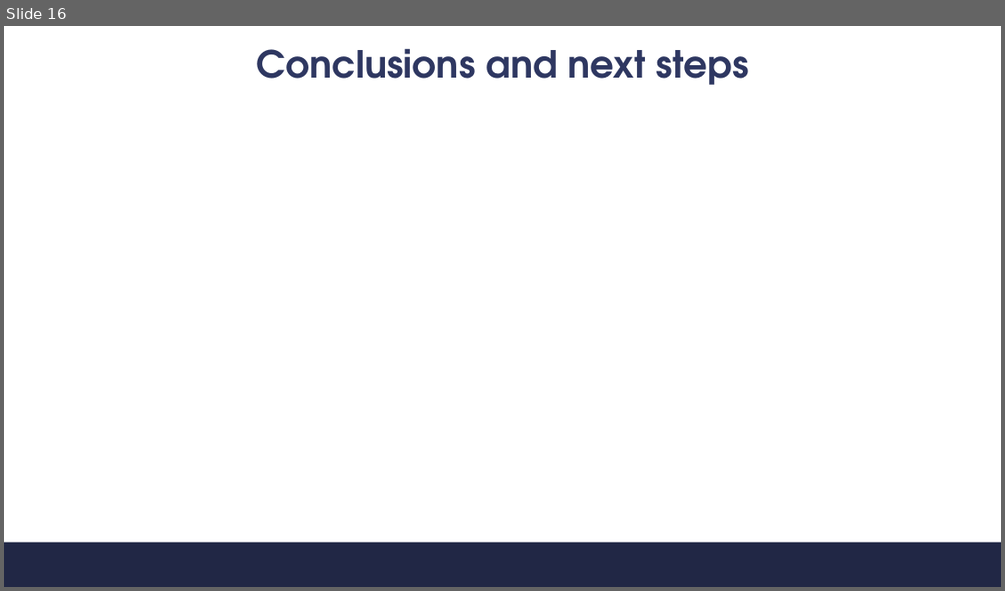
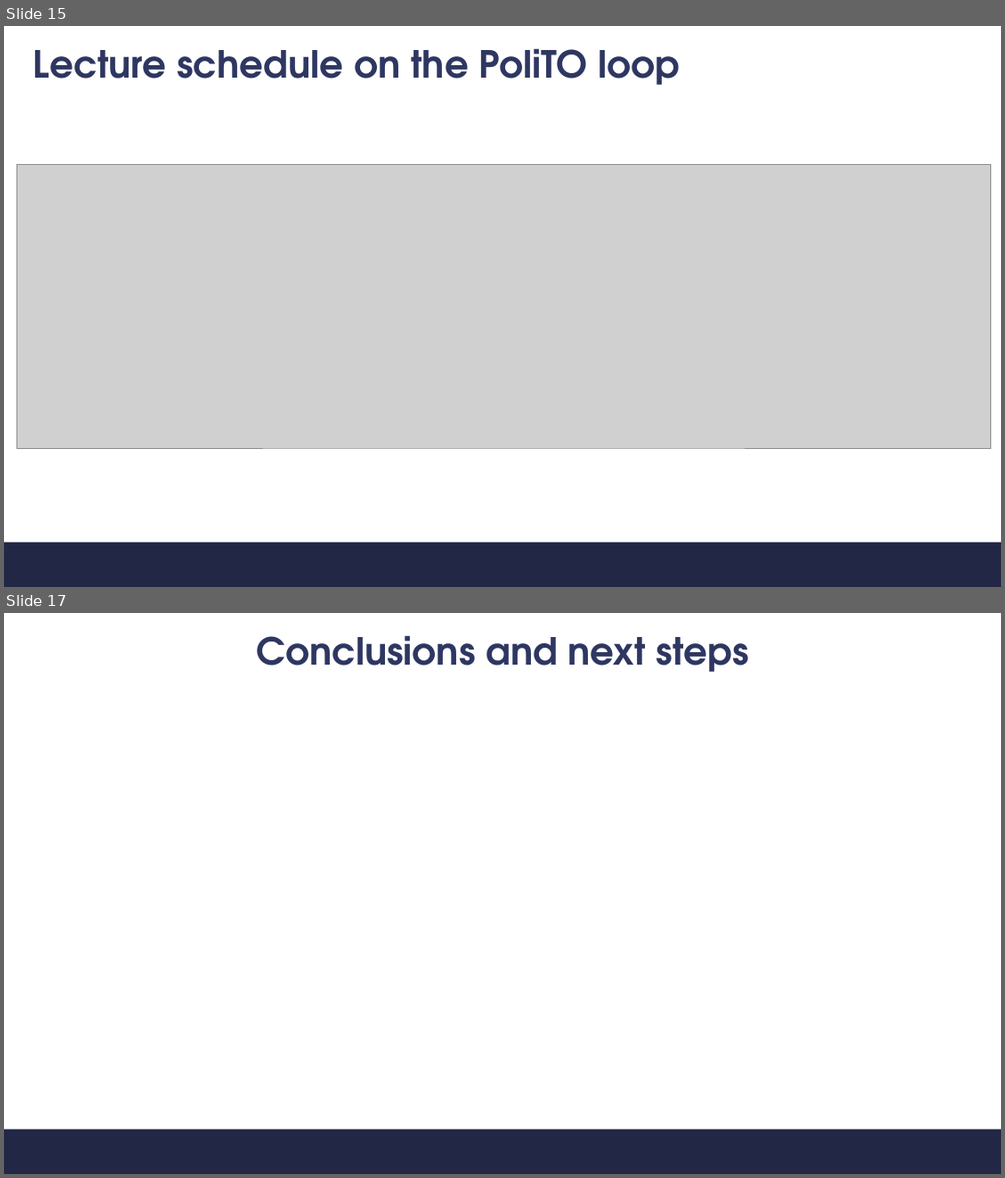
Before and after one commit to s347960/Presentazione, a slide deck: Discussione.pptx. Shown one above the other, each under a label of ours: slide 16 before the commit, slides 15 and 17 after it; the slides between them are not shown. The pictures are 1005x591 and 1005x1178 pixels, drawn with LibreOffice and Linux fonts; fonts in the diff are those of the drawing; grey boxes stand for pictures; background and template pictures are left out. Boxes give left, top, right and bottom in pixels: in the first picture for what was removed or moved away, otherwise in the second. Text is boxed around its words. In the diff, an @@ line names an element or a change of style, - is before the commit and + after.

```diff
--- a/Discussione.pptx
+++ b/Discussione.pptx
@@ slide 15 added at bbox=[4, 26, 1001, 587], background #FFFFFF; not listed: 1 template element that a slide beside it also shows @@
@@ title added at bbox=[33, 48, 680, 85], 36 pt, text #2E3761, bold @@
+Lecture schedule on the PoliTO loop
@@ picture added at bbox=[16, 165, 991, 449] @@
@@ page number added at bbox=[461, 549, 543, 579], 12 pt, text #212745 @@
+15
@@ what was slide 16 is now slide 17 @@
```
Also in this commit, not shown: 4 slides changed, 6 other slides added, 6 slides removed, 6 other files.
